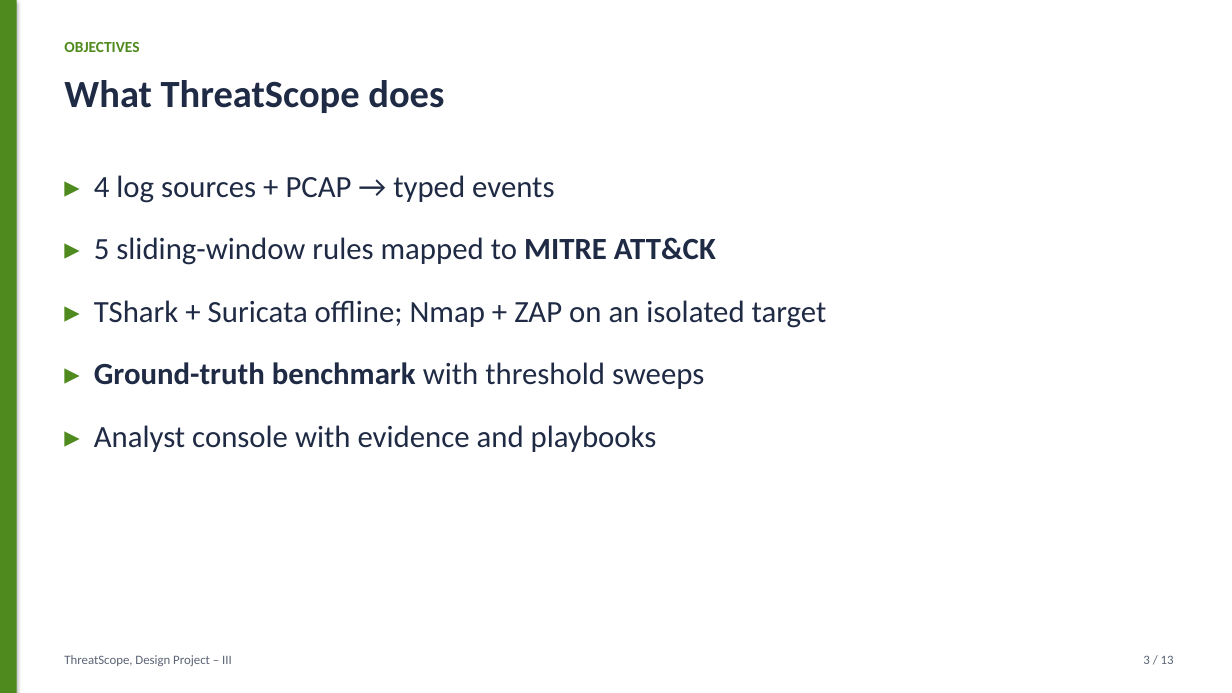
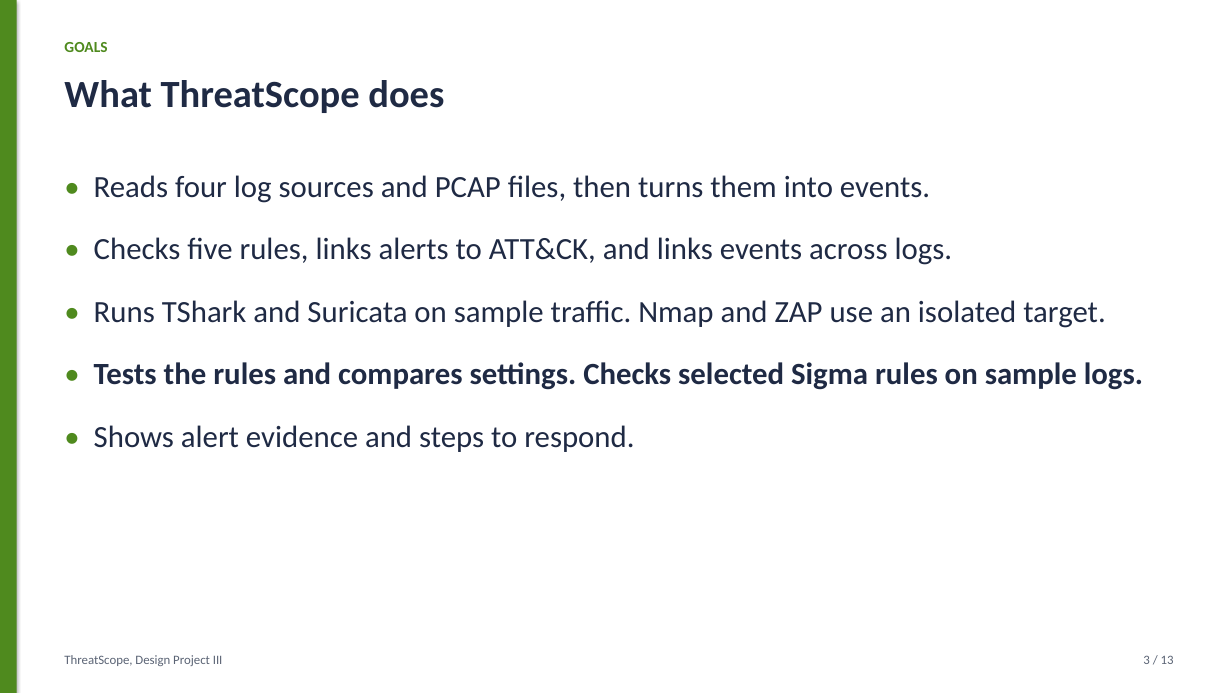
Before and after one commit to harshacreate/ThreatScope, a slide deck: slide 3 of report/ThreatScope_Presentation.pptx. Drawn at 1232x693 pixels with LibreOffice and Linux fonts; fonts in the diff are those of the drawing. Boxes give left, top, right and bottom in pixels: in the first picture for what was removed or moved away, otherwise in the second. Text is boxed around its words. In the diff, an @@ line names an element or a change of style, - is before the commit and + after.

```diff
--- a/report/ThreatScope_Presentation.pptx
+++ b/report/ThreatScope_Presentation.pptx
@@ text at box(64, 42, 107, 52): text changed @@
-OBJECTIVES
+GOALS
@@ text at box(94, 175, 1143, 452): text changed @@
-▸ 4 log sources + PCAP → typed events
-▸ 5 sliding-window rules mapped to MITRE ATT&CK
-▸ TShark + Suricata offline; Nmap + ZAP on an isolated target
-▸ Ground-truth benchmark with threshold sweeps
-▸ Analyst console with evidence and playbooks
+• Reads four log sources and PCAP files, then turns them into events.
+• Checks five rules, links alerts to ATT&CK, and links events across logs.
+• Runs TShark and Suricata on sample traffic. Nmap and ZAP use an isolated target.
+• Tests the rules and compares settings. Checks selected Sigma rules on sample logs.
+• Shows alert evidence and steps to respond.
@@ text at box(64, 655, 223, 666): text changed @@
-ThreatScope, Design Project – III
+ThreatScope, Design Project III
```
Also in this commit, not shown: 12 other slides changed, 17 other files.
